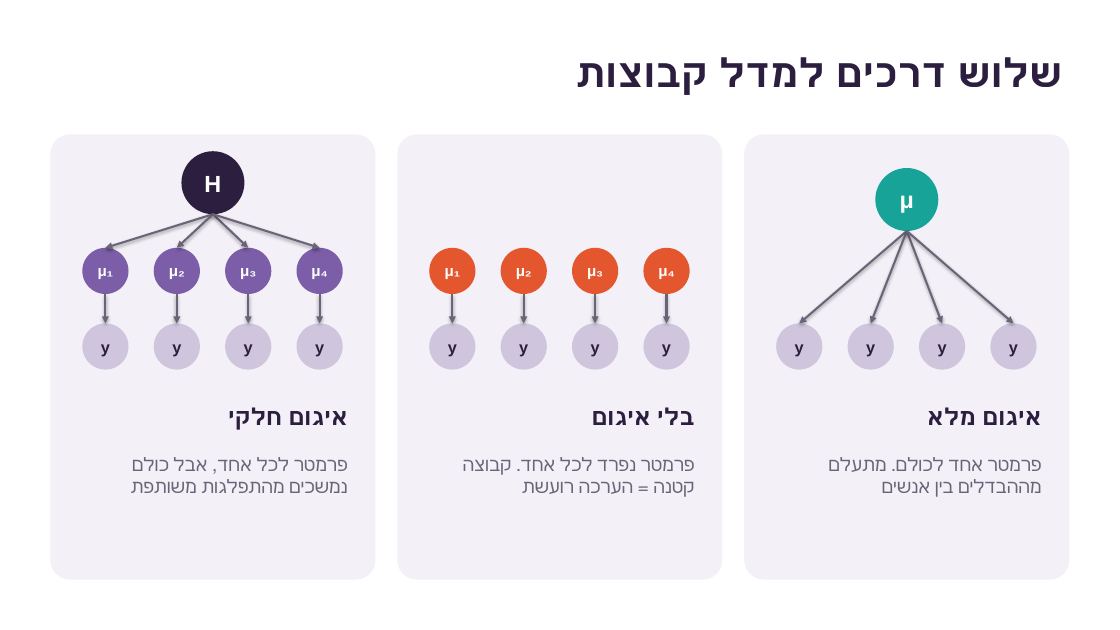
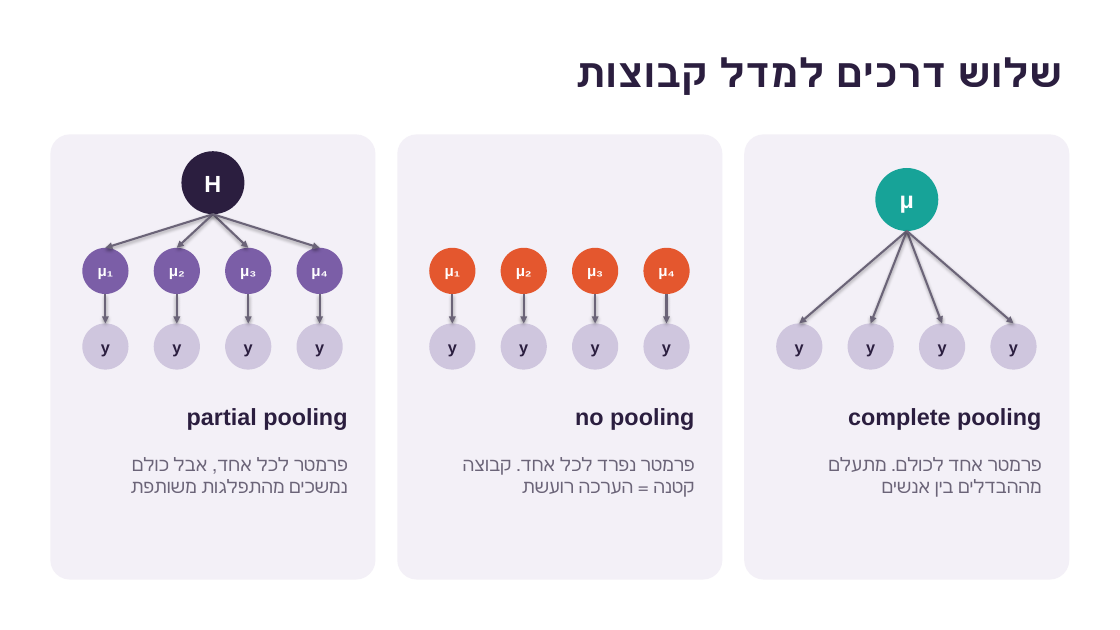
Before and after one commit to eliransher/Bayesian_models, a slide deck: slide 4 of presenations/Bayesian models les10.pptx. Drawn at 1120x630 pixels with LibreOffice and Linux fonts; fonts in the diff are those of the drawing. Boxes give left, top, right and bottom in pixels: in the first picture for what was removed or moved away, otherwise in the second. Text is boxed around its words. In the diff, an @@ line names an element or a change of style, - is before the commit and + after.

```diff
--- a/presenations/Bayesian models les10.pptx
+++ b/presenations/Bayesian models les10.pptx
@@ text at (187, 408, 347, 430): text changed @@
-איגום חלקי
+partial pooling
@@ text at (575, 408, 694, 430): text changed @@
-בלי איגום
+no pooling
@@ text at (848, 408, 1041, 430): text changed @@
-איגום מלא
+complete pooling
```
Also in this commit, not shown: 1 other slide changed, 1 other file.
